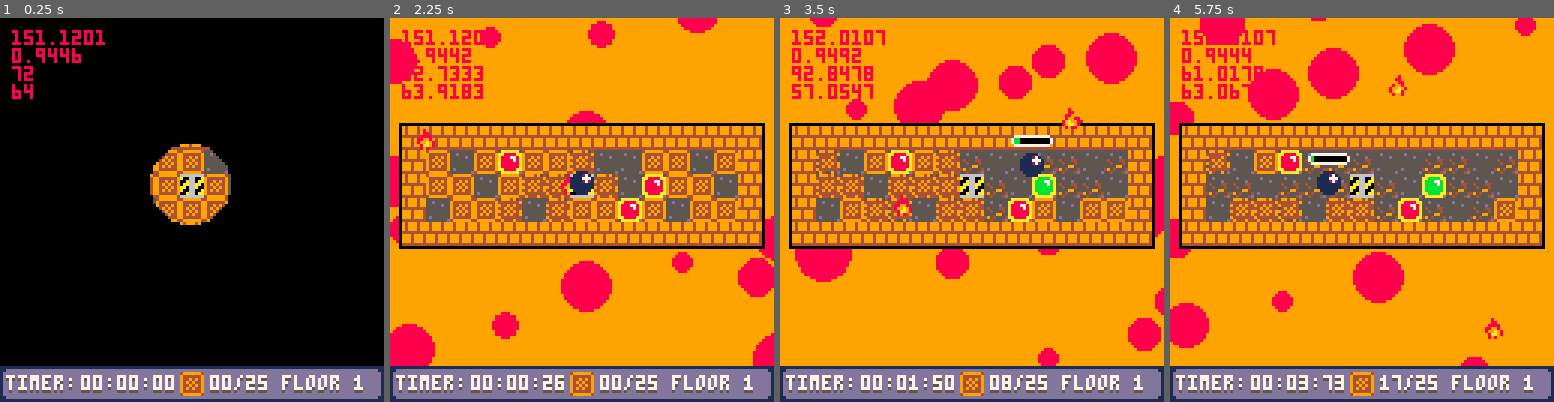
Above: before the commit, frames 1-4 (left to right).
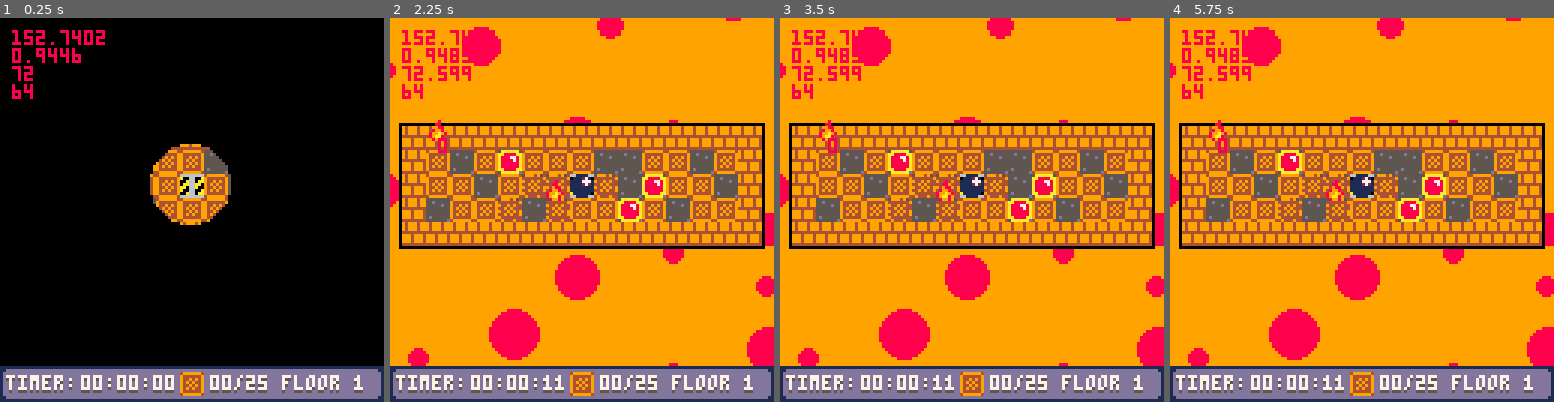
Above: after the commit, the same moments.

Repository: SHKBRD/P8CrateBall
Game: PICO-8 cartridge balltest24.p8
Two runs of this game, one before a commit and one after it. Both use one fixed random seed, a clock stepped at 60 frames per second and the inputs below.
Inputs:
- Up to frame 1 (0.25 s): no input
- Up to frame 2 (2.25 s): tap X (X key) at 0.33, 1.07, 1.85 s; tap O (Z key) at 0.7, 1.7, 2.1 s; hold Right 1.6-2.1 s; hold Up from 2.15 s (still down)
- Up to frame 3 (3.5 s): release Up at 2.42 s; hold Right 2.47-3.03 s; tap O (Z key) at 2.5, 2.9, 3.3 s; tap X (X key) at 2.97 s; hold Left from 3.08 s (still down)
- Up to frame 4 (5.75 s): release Left at 3.58 s; hold Down 3.63-3.97 s; tap O (Z key) every 0.4 s from 3.7 to 5.7 s; hold Right 4.02-4.68 s; tap X (X key) at 4.08, 5.2 s; hold Up 4.73-5.03 s; hold Left 5.08-5.68 s; hold Down from 5.73 s (still down)

The runs differ from the first frame. In frame 1, 0.2% of the frame differs, in the area x 9-28%, y 3-8%; in frame 2, 7.6%; in frame 3, 18%; in frame 4, 20%, in the area x 0-100%, y 0-98%.

Commit message:
add dynamic roll sound, move sfx 0

Diff:
--- a/balltest24.p8
+++ b/balltest24.p8
@@ -1321,9 +1321,31 @@
 
 end
 
+function player_roll_sfx(player)
+	local poke1=0b10000100
+	local spd=distance(0,0,p[player].vx,p[player].vy)
+	local norm=(spd/6)-.05
+	if (norm<0) then
+		norm=0
+		poke1=0
+	end
+	if (norm>.8) norm=.8
+	local adj=flr(norm*32)
+	//sets highest bit
+
+
+	poke(0x3201+68*9, poke1)
+	poke(0x3200+68*9, adj)
+	sfx(9,0)
+	if (btn(🅾️)) stop(norm)
+
+	print(spd, 16, 34, 8)
+end
+
 function player_tick(player)
 	if p[player].control then
 		player_control(player)
+		player_roll_sfx(player)
 	end
 end
 
@@ -1398,22 +1420,22 @@
 	// border check
  if pl.x < offx then
  	pl.x = offx pl.vx *= -0.75
- 	if (pl.vx>0.275) sfx(0, -1)
+ 	if (pl.vx>0.275) sfx(10,-1)
  	if (pl.vx>1.5) camoff[1] -= 1
  elseif pl.x > offex then
 		pl.x = offex pl.vx *= -0.75
 
- 	if (pl.vx<-0.275) sfx(0, -1)
+ 	if (pl.vx<-0.275) sfx(10,-1)
  	if (pl.vx<-1.5) camoff[1] += 1
  end
 
  if pl.y < offy then
  	pl.y = offy pl.vy *= -0.75
- 	if (pl.vy>0.275) sfx(0, -1)
+ 	if (pl.vy>0.275) sfx(10,-1)
  	if (pl.vy>1.5) camoff[2] -= 1
  elseif pl.y > offey then
 		pl.y = offey pl.vy *= -0.75
- 	if (pl.vy<-0.275) sfx(0, -1)
+ 	if (pl.vy<-0.275) sfx(10,-1)
  	if (pl.vy<-1.5) camoff[2] += 1
  end
 
Not shown, changed: the sound effects (__sfx__) section of balltest24.p8
